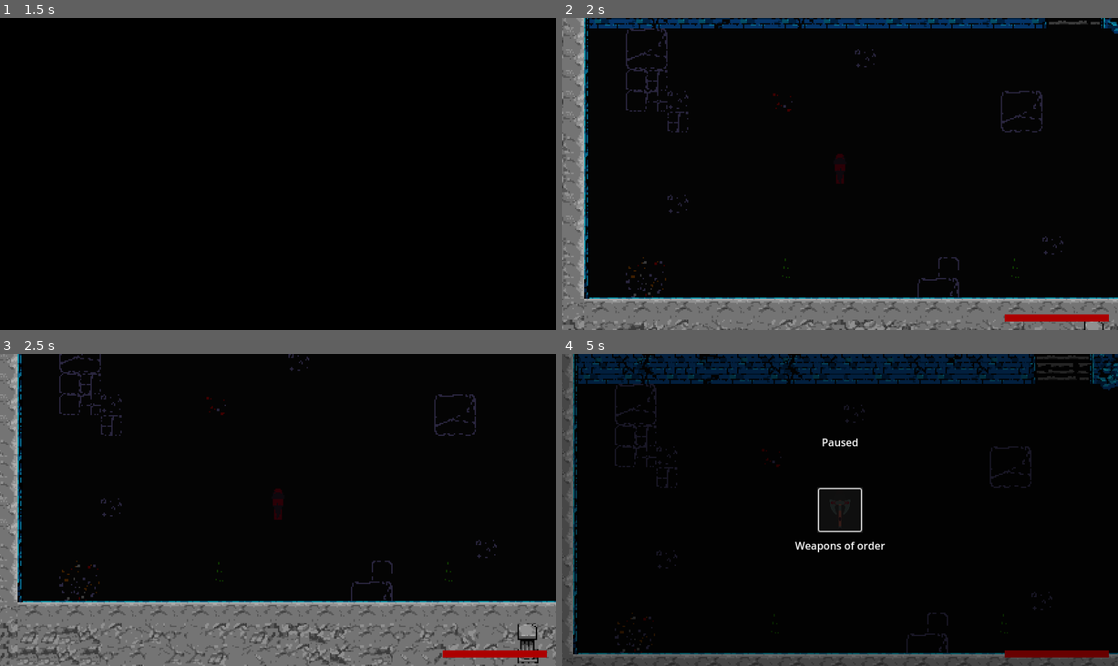
Above: before the commit, frames 1-4 (two rows, left to right).
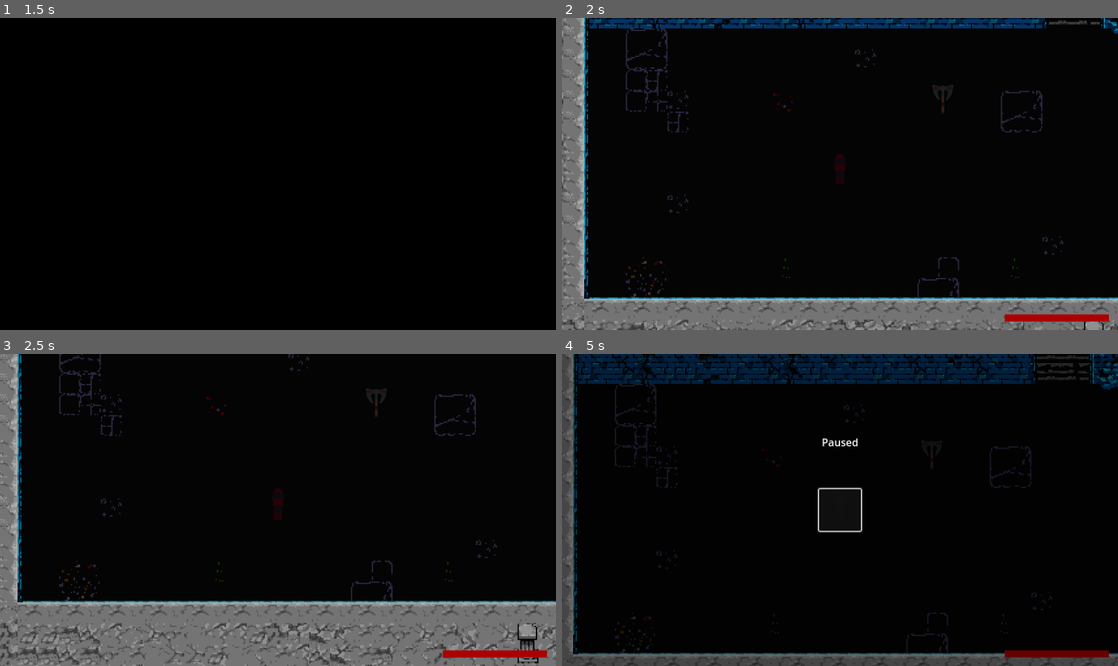
Above: after the commit, the same moments.

Repository: blakecash775/oathbreaker
Game: Godot game, scene res://Interface/TitleScreen/titlescreen.tscn
The game is run twice, just before and just after one commit, with the same random seed, the same clock (stepped at 60 frames per second) and the same inputs.
Inputs (mouse positions are in pixels of both pictures, inside the frame that each line leads up to):
- Up to frame 1 (1.5 s): click "New Game" at 0.5 s; tap Enter at 1.25 s; move the mouse to (400, 158) at 1.27 s; press the mouse at (400, 158) at 1.28 s; hold Right (right) from 1.28 s (still down)
- Up to frame 2 (2 s): keep holding Right (right)
- Up to frame 3 (2.5 s): move the mouse to (166, 525) at 2.02 s; release Right (right) at 2.03 s; release the mouse at (166, 525) at 2.03 s; hold Down (down) from 2.03 s (still down); click (166, 525) at 2.1 s
- Up to frame 4 (5 s): move the mouse to (895, 441) at 2.77 s; release Down (down) at 2.78 s; press the mouse at (895, 441) at 2.78 s; hold Right (right) 2.78-3.53 s; move the mouse to (812, 572) at 3.52 s; release the mouse at (812, 572) at 3.53 s; hold Up (up) 3.53-4.28 s; click (812, 572) at 3.6 s; move the mouse to (1006, 556) at 4.27 s; press the mouse at (1006, 556) at 4.28 s; hold Left (left) from 4.28 s (still down); tap Escape (pause) at 4.9 s

Frame 1 is identical in both runs. In frame 2, 0.1% of the frame differs, in the area x 66-71%, y 21-31%; in frame 3, 0.1%; in frame 4, 0.3%, in the area x 41-67%, y 29-64%.

Commit message:
weapon pick-up

Diff:
--- a/00_Globals/global_player_manager.gd
+++ b/00_Globals/global_player_manager.gd
@@ -1,5 +1,6 @@
 extends Node
 const PLAYER = preload("uid://cvudu1fei0nd4")
+const INVENTORY_DATA: InventoryData = preload("uid://bww6ilgi3d618")
 
 var player: Player
 var player_spawned: bool = false
--- a/Interface/Pause/inventory/inventory_data.gd
+++ b/Interface/Pause/inventory/inventory_data.gd
@@ -1,3 +1,13 @@
 class_name InventoryData extends Resource
 
 @export var slots: Array[SlotData]
+
+func add_weapon(item: WeaponData) -> bool: #Itemdata, quantity https://www.youtube.com/watch?v=pNArNH9G42A&list=PLfcCiyd_V9GH8M9xd_QKlyU8jryGcy3Xa&index=17
+	for i in slots.size():
+		if slots[i] == null: #this is extensible for full inventory, but for now we just have one item
+				var new = SlotData.new()
+				new.weapon_data = item
+				slots[i] = new
+				return true
+
+	return false
--- a/Interface/Pause/inventory/player_inventory.tres
+++ b/Interface/Pause/inventory/player_inventory.tres
@@ -1,15 +1,9 @@
-[gd_resource type="Resource" script_class="InventoryData" load_steps=5 format=3 uid="uid://bww6ilgi3d618"]
+[gd_resource type="Resource" script_class="InventoryData" load_steps=3 format=3 uid="uid://bww6ilgi3d618"]
 
 [ext_resource type="Script" uid="uid://b5eyd1iuiooqc" path="res://Interface/Pause/inventory/inventory_data.gd" id="1_lfpic"]
 [ext_resource type="Script" uid="uid://ok451u4rnjp4" path="res://Interface/Pause/inventory/slot_data.gd" id="2_yxdje"]
-[ext_resource type="Resource" uid="uid://d3pjpmgh15idq" path="res://Weapons/ChainAxe/chain_axe.tres" id="3_yxdje"]
-
-[sub_resource type="Resource" id="Resource_yxdje"]
-script = ExtResource("2_yxdje")
-weapon_data = ExtResource("3_yxdje")
-metadata/_custom_type_script = "uid://ok451u4rnjp4"
 
 [resource]
 script = ExtResource("1_lfpic")
-slots = Array[ExtResource("2_yxdje")]([SubResource("Resource_yxdje")])
+slots = Array[ExtResource("2_yxdje")]([null])
 metadata/_custom_type_script = "uid://b5eyd1iuiooqc"
--- a/Interface/Pause/pause.tscn
+++ b/Interface/Pause/pause.tscn
@@ -81,9 +81,9 @@
 anchor_right = 0.5
 anchor_bottom = 0.5
 offset_left = -61.0
-offset_top = 42.5
+offset_top = 43.0
 offset_right = 61.0
-offset_bottom = 65.5
+offset_bottom = 66.0
 grow_horizontal = 2
 grow_vertical = 2
-text = "Test Flavor Text"
+theme_override_font_sizes/font_size = 12
--- /dev/null
+++ b/Weapons/Utils/weapon_pickup/WeaponPickup.tscn
@@ -0,0 +1,15 @@
+[gd_scene load_steps=3 format=3 uid="uid://0bgrboxpfc6p"]
+
+[ext_resource type="Script" uid="uid://cfp0s5ssm728k" path="res://Weapons/Utils/weapon_pickup/weapon_pickup.gd" id="1_es5oe"]
+
+[sub_resource type="CircleShape2D" id="CircleShape2D_es5oe"]
+
+[node name="WeaponPickup" type="Node2D"]
+script = ExtResource("1_es5oe")
+
+[node name="Area2D" type="Area2D" parent="."]
+
+[node name="CollisionShape2D" type="CollisionShape2D" parent="Area2D"]
+shape = SubResource("CircleShape2D_es5oe")
+
+[node name="Sprite2D" type="Sprite2D" parent="."]
--- /dev/null
+++ b/Weapons/Utils/weapon_pickup/weapon_pickup.gd
@@ -0,0 +1,34 @@
+@tool
+class_name WeaponPickup extends Node
+
+@export var weapon_data: WeaponData: set = _set_weapon_data
+
+@onready var area_2d: Area2D = $Area2D
+@onready var sprite_2d: Sprite2D = $Sprite2D
+
+func _ready() -> void:
+	_update_texture()
+	if Engine.is_editor_hint():
+		return
+	area_2d.body_entered.connect(_on_body_entered)
+
+func _on_body_entered(b) -> void:
+	if b is Player:
+		if weapon_data:
+			if PlayerManager.INVENTORY_DATA.add_weapon(weapon_data) == true:
+				weapon_picked_up()
+	pass
+
+func weapon_picked_up() -> void:
+	area_2d.body_entered.disconnect(_on_body_entered)
+	queue_free()
+	pass
+
+func _set_weapon_data(value: WeaponData) -> void:
+	weapon_data = value
+	_update_texture()
+
+func _update_texture() -> void:
+	if weapon_data and sprite_2d:
+		sprite_2d.texture = weapon_data.texture
+	pass
--- a/Zones/prison.tscn
+++ b/Zones/prison.tscn
@@ -1,9 +1,11 @@
-[gd_scene load_steps=5 format=4 uid="uid://dxudg8tk7wsj5"]
+[gd_scene load_steps=7 format=4 uid="uid://dxudg8tk7wsj5"]
 
 [ext_resource type="Script" uid="uid://b1vc62xth8ftn" path="res://Zones/ZoneHelpers/zone.gd" id="1_ggtou"]
 [ext_resource type="PackedScene" uid="uid://cdh40t5nr2012" path="res://Zones/ZoneHelpers/playerspawn.tscn" id="2_bivxn"]
 [ext_resource type="PackedScene" uid="uid://bnhmglu1jvy07" path="res://Tilemaps/dark_forest.tscn" id="2_ggtou"]
 [ext_resource type="PackedScene" uid="uid://0e5hhu8s5fg1" path="res://Zones/ZoneHelpers/ZoneTransition.tscn" id="4_myuaf"]
+[ext_resource type="PackedScene" uid="uid://0bgrboxpfc6p" path="res://Weapons/Utils/weapon_pickup/WeaponPickup.tscn" id="5_cpk4x"]
+[ext_resource type="Resource" uid="uid://d3pjpmgh15idq" path="res://Weapons/ChainAxe/chain_axe.tres" id="6_20rsc"]
 
 [node name="Prison" type="Node2D"]
 script = ExtResource("1_ggtou")
@@ -27,3 +29,7 @@
 zone = "uid://dxvhpjk4f7ch6"
 size = 4
 side = 2
+
+[node name="WeaponPickup" parent="." instance=ExtResource("5_cpk4x")]
+position = Vector2(199, -121)
+weapon_data = ExtResource("6_20rsc")
Not shown, added: Weapons/Utils/weapon_pickup/weapon_pickup.gd.uid
